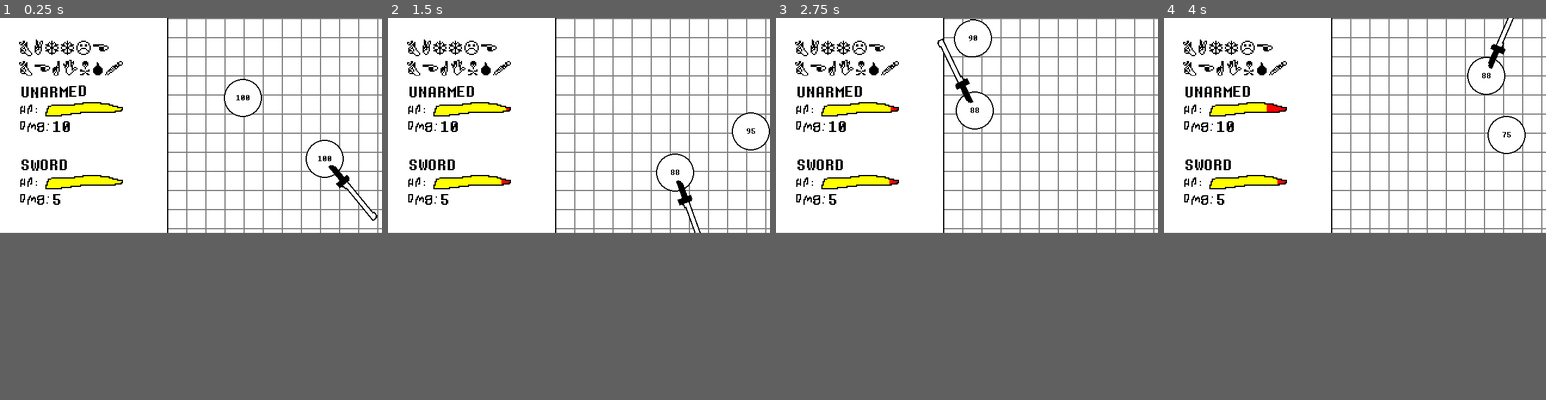
Above: before the commit, frames 1-4 (left to right).
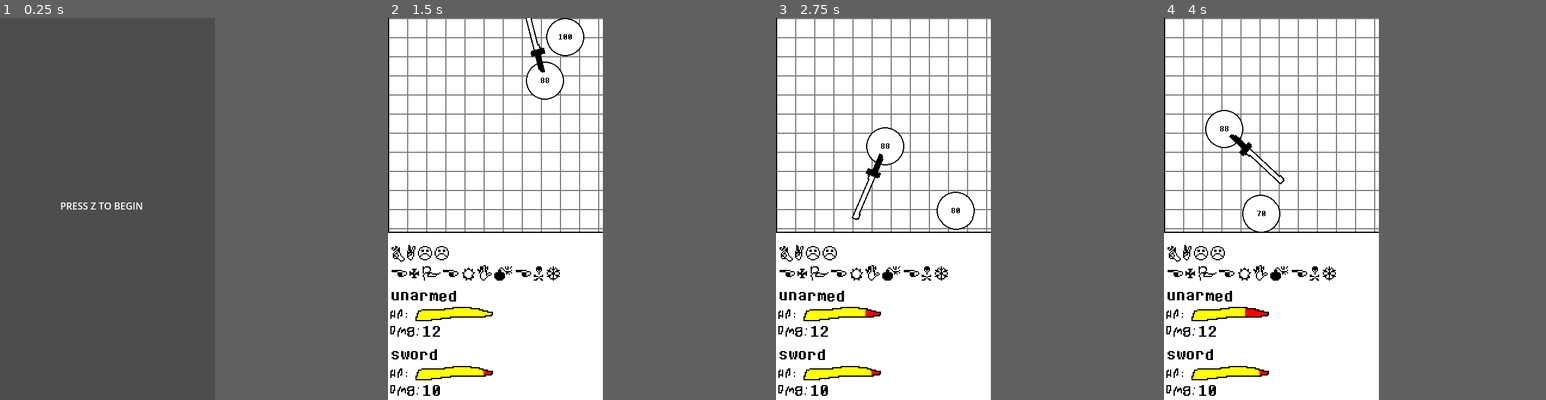
Above: after the commit, the same moments.

Repository: WXT1324/brainrot-balls
Game: Godot game, scene res://menu.tscn
Two runs of this game, one before a commit and one after it. Both use one fixed random seed, a clock stepped at 60 frames per second and the inputs below. Before the commit the project starts from res://battle/battle.tscn.
Inputs:
- Up to frame 1 (0.25 s): no input
- Up to frame 2 (1.5 s): tap Z at 0.5 s; hold Enter (ui_accept) 0.53-1.28 s; tap Enter (ui_accept) at 1.35 s
- Up to frame 3 (2.75 s): tap Enter (ui_accept) at 1.52, 1.82 s; hold Enter (ui_accept) from 2.03 s (still down)
- Up to frame 4 (4 s): release Enter (ui_accept) at 2.78 s; tap Enter (ui_accept) at 2.85, 3.02, 3.32 s; hold Enter (ui_accept) from 3.53 s (still down)
In our replay, the window is 640x360 before the commit and 360x640 after it. These sizes can differ from the game's own. Grey fills any space a smaller window leaves; there, only what the larger window draws over its background counts as a difference.

The runs differ from the first frame. In frame 1, 35% of the frame differs, in the area x 0-100%, y 0-57%; in frame 2, 12%; in frame 3, 12%; in frame 4, 12%.

Commit message:
hitstop and cleaner code

Diff:
--- a/balls/ball.gd
+++ b/balls/ball.gd
@@ -4,7 +4,7 @@
 @export var ball_name = "unarmed"
 
 @export var hp = 100
-@export var damage = 5
+@export var damage = 5 #unarmed balls deal damage on regular contact
 
 var maxhp = hp
 
@@ -17,8 +17,8 @@
 @export var inital_direction = Vector2(1,-1)
 @export var velocity = Vector2(ball_speed, ball_speed) * inital_direction
 
-const collision_buffer = 0.05
-var collision_timer = 0.05
+const collision_buffer = 0.1
+var collision_timer = collision_buffer
 
 func _physics_process(delta):
 	var collision_info = move_and_collide(velocity * delta)
@@ -27,10 +27,17 @@
 		velocity = velocity.bounce(collision_info.get_normal())
 
 	hp_bar.text = "[center]" + str(hp)
-
+	print(collision_timer)
 	if collision_timer > 0.0: collision_timer -= delta
 
-
+func _integrate_forces(state: PhysicsDirectBodyState2D) -> void:
+		for i in range(state.get_contact_count()):
+			var other: Object = state.get_contact_collider_object(i)
+			if ball_name != "unarmed": continue
+			if other is Node and other.is_in_group("ball"):
+				if collision_timer <= 0.0:
+					_collision_specifics(other)
+					collision_timer = collision_buffer
 
 func _collision_specifics(other):
 	pass
@@ -41,10 +48,15 @@
 	hurt_sfx.play()
 
 	sprite.modulate = Color(1.0, 0.0, 0.0, 1.0)
-	await get_tree().create_timer(0.1).timeout
+	Engine.time_scale = 0.025
+	await get_tree().create_timer(0.01).timeout
+	Engine.time_scale = 1.0
 	sprite.modulate = Color(1.0, 1.0, 1.0, 1.0)
 
 	if hp <= 0: _death()
 
 func _death():
+	var explosion = preload("res://battle/explosion.tscn").instantiate()
+	get_parent().get_parent().add_child(explosion)
+	explosion.global_position = global_position
 	queue_free()
--- a/balls/melee/melee.tscn
+++ b/balls/melee/melee.tscn
@@ -10,6 +10,9 @@
 
 [sub_resource type="GDScript" id="GDScript_nstsi"]
 script/source = "extends ball
+
+func _ready():
+	$sword.damage = damage
 "
 
 [sub_resource type="CircleShape2D" id="CircleShape2D_o4elg"]
@@ -31,6 +34,7 @@
 contact_monitor = true
 max_contacts_reported = 10
 script = SubResource("GDScript_nstsi")
+damage = 10
 metadata/_custom_type_script = "uid://4xlm36coruip"
 
 [node name="sprite" type="Sprite2D" parent="." unique_id=1229102105]
--- a/balls/melee/weapon_melee.gd
+++ b/balls/melee/weapon_melee.gd
@@ -1,10 +1,10 @@
 extends RigidBody2D
 class_name weapon_melee
 
-@onready var damage = get_parent().damage
+var damage = 10
 
 const collision_buffer = 0.05
-var collision_timer = 0.05
+var collision_timer = collision_buffer
 
 var hit_direction = 1
 
--- a/balls/unarmed/unarmed.gd
+++ b/balls/unarmed/unarmed.gd
@@ -1,12 +1,4 @@
 extends ball
-
-func _integrate_forces(state: PhysicsDirectBodyState2D) -> void:
-	for i in range(state.get_contact_count()):
-		var other: Object = state.get_contact_collider_object(i)
-		if other is Node and other.is_in_group("ball"):
-			if collision_timer <= 0.0:
-				_collision_specifics(other)
-				collision_timer = collision_buffer
 
 func _collision_specifics(other):
 	velocity += Vector2(ball_speed/8, ball_speed/8) * sign(velocity)
--- /dev/null
+++ b/battle/battle.gd
@@ -0,0 +1,8 @@
+extends Node2D
+
+@onready var stats = {"unarmed": [100,10]}
+
+func _process(delta):
+	for i in $contenders.get_children():
+		if i == null: continue
+		stats[i.ball_name] = [i.hp, i.damage]
--- a/battle/battle.tscn
+++ b/battle/battle.tscn
@@ -1,5 +1,6 @@
 [gd_scene format=3 uid="uid://cryptl1kl5wt"]
 
+[ext_resource type="Script" uid="uid://bjdb3qajrv10r" path="res://battle/battle.gd" id="1_7fucf"]
 [ext_resource type="PackedScene" uid="uid://covjds3bkfob4" path="res://balls/unarmed/unarmed.tscn" id="1_mqutd"]
 [ext_resource type="Texture2D" uid="uid://dh0417vnjxi38" path="res://battle/bgball.png" id="1_tiqy5"]
 [ext_resource type="PackedScene" uid="uid://63mwya34ao0o" path="res://hpbar/hp_bar.tscn" id="3_qubjc"]
@@ -11,61 +12,65 @@
 size = Vector2(20, 444)
 
 [sub_resource type="RectangleShape2D" id="RectangleShape2D_qubjc"]
-size = Vector2(678, 20)
+size = Vector2(399, 20)
 
 [sub_resource type="RectangleShape2D" id="RectangleShape2D_6hnvb"]
-size = Vector2(689.75, 20)
+size = Vector2(388, 20)
 
 [sub_resource type="RectangleShape2D" id="RectangleShape2D_4mnim"]
-size = Vector2(20, 373)
+size = Vector2(20, 396.5)
 
-[node name="Battle" type="Node2D" unique_id=1084968460]
+[node name="Battle" type="Node2D" unique_id=1084968460 groups=["main"]]
+script = ExtResource("1_7fucf")
 
 [node name="Camera2D" parent="." unique_id=848116162 groups=["camera"] instance=ExtResource("4_4mnim")]
-position = Vector2(320, 180)
+position = Vector2(180, 320)
 script = ExtResource("5_l1kiu")
 
 [node name="bg" type="CanvasLayer" parent="." unique_id=614665091]
 layer = -1
 
 [node name="Bgball" type="Sprite2D" parent="bg" unique_id=863099457]
-position = Vector2(320, 180)
+position = Vector2(180, 320)
 scale = Vector2(2, 2)
 texture = ExtResource("1_tiqy5")
 
-[node name="HPBar" parent="bg" unique_id=344497779 node_paths=PackedStringArray("selected_ball") instance=ExtResource("3_qubjc")]
-position = Vector2(114, 147)
-selected_ball = NodePath("../../unarmed")
+[node name="HPBar" parent="bg" unique_id=344497779 instance=ExtResource("3_qubjc")]
+position = Vector2(84, 490)
 
-[node name="HPBar2" parent="bg" unique_id=768223211 node_paths=PackedStringArray("selected_ball") instance=ExtResource("3_qubjc")]
-position = Vector2(114, 269)
-selected_ball = NodePath("../../Melee")
+[node name="HPBar2" parent="bg" unique_id=768223211 instance=ExtResource("3_qubjc")]
+position = Vector2(84, 589)
+selected_ball = "sword"
 
-[node name="unarmed" parent="." unique_id=342273841 instance=ExtResource("1_mqutd")]
-position = Vector2(357, 184)
+[node name="contenders" type="Node2D" parent="." unique_id=1215222763]
+
+[node name="unarmed" parent="contenders" unique_id=342273841 instance=ExtResource("1_mqutd")]
+position = Vector2(186, 198)
+max_contacts_reported = 100
 damage = 10
 ball_speed = 400
 inital_direction = Vector2(-0.8, 0)
 
-[node name="Melee" parent="." unique_id=1860208328 instance=ExtResource("6_l1kiu")]
-position = Vector2(494, 286)
+[node name="Melee" parent="contenders" unique_id=1860208328 instance=ExtResource("6_l1kiu")]
+position = Vector2(82, 279)
+max_contacts_reported = 100
 ball_name = "sword"
 inital_direction = Vector2(0.9, -1)
 
 [node name="border" type="StaticBody2D" parent="." unique_id=1621032940]
 
 [node name="CollisionShape2D" type="CollisionShape2D" parent="border" unique_id=1390810540]
-position = Vector2(270, 211)
+position = Vector2(-11, 211)
 shape = SubResource("RectangleShape2D_mqutd")
 
 [node name="CollisionShape2D2" type="CollisionShape2D" parent="border" unique_id=1333057241]
-position = Vector2(329, -10)
+position = Vector2(187.5, -10)
 shape = SubResource("RectangleShape2D_qubjc")
 
 [node name="CollisionShape2D3" type="CollisionShape2D" parent="border" unique_id=1547803844]
-position = Vector2(323, 370)
+position = Vector2(187, 370)
 shape = SubResource("RectangleShape2D_6hnvb")
 
 [node name="CollisionShape2D4" type="CollisionShape2D" parent="border" unique_id=540054152]
-position = Vector2(650, 189)
+position = Vector2(371, 177.25)
 shape = SubResource("RectangleShape2D_4mnim")
--- /dev/null
+++ b/battle/explosion.gd
@@ -0,0 +1,7 @@
+extends AnimatedSprite2D
+
+func _ready():
+	play("default")
+	$explosion_sfx.play()
+	await self.animation_finished
+	queue_free()
--- /dev/null
+++ b/battle/explosion.tscn
@@ -0,0 +1,149 @@
+[gd_scene format=3 uid="uid://5oecpi4ifawn"]
+
+[ext_resource type="Texture2D" uid="uid://bl61dxieu05mh" path="res://PC _ Computer - Deltarune - Objects - Realistic Explosion.png" id="1_vhha2"]
+[ext_resource type="Script" uid="uid://bvovkxlrrp4f3" path="res://battle/explosion.gd" id="2_7tquq"]
+[ext_resource type="AudioStream" uid="uid://trdh5mvm71hc" path="res://sfx/snd_badexplosion.wav" id="3_7tquq"]
+
+[sub_resource type="AtlasTexture" id="AtlasTexture_vlrs1"]
+atlas = ExtResource("1_vhha2")
+region = Rect2(0, 0, 72, 106)
+
+[sub_resource type="AtlasTexture" id="AtlasTexture_hvjow"]
+atlas = ExtResource("1_vhha2")
+region = Rect2(72, 0, 72, 106)
+
+[sub_resource type="AtlasTexture" id="AtlasTexture_qybyd"]
+atlas = ExtResource("1_vhha2")
+region = Rect2(144, 0, 72, 106)
+
+[sub_resource type="AtlasTexture" id="AtlasTexture_eu6g2"]
+atlas = ExtResource("1_vhha2")
+region = Rect2(216, 0, 72, 106)
+
+[sub_resource type="AtlasTexture" id="AtlasTexture_t8p1f"]
+atlas = ExtResource("1_vhha2")
+region = Rect2(288, 0, 72, 106)
+
+[sub_resource type="AtlasTexture" id="AtlasTexture_rgsk0"]
+atlas = ExtResource("1_vhha2")
+region = Rect2(360, 0, 72, 106)
+
+[sub_resource type="AtlasTexture" id="AtlasTexture_tkkqt"]
+atlas = ExtResource("1_vhha2")
+region = Rect2(0, 106, 72, 106)
+
+[sub_resource type="AtlasTexture" id="AtlasTexture_a56dj"]
+atlas = ExtResource("1_vhha2")
+region = Rect2(72, 106, 72, 106)
+
+[sub_resource type="AtlasTexture" id="AtlasTexture_dxsh4"]
+atlas = ExtResource("1_vhha2")
+region = Rect2(144, 106, 72, 106)
+
+[sub_resource type="AtlasTexture" id="AtlasTexture_phvbk"]
+atlas = ExtResource("1_vhha2")
+region = Rect2(216, 106, 72, 106)
+
+[sub_resource type="AtlasTexture" id="AtlasTexture_sf8fp"]
+atlas = ExtResource("1_vhha2")
+region = Rect2(288, 106, 72, 106)
+
+[sub_resource type="AtlasTexture" id="AtlasTexture_ihybe"]
+atlas = ExtResource("1_vhha2")
+region = Rect2(360, 106, 72, 106)
+
+[sub_resource type="AtlasTexture" id="AtlasTexture_220ih"]
+atlas = ExtResource("1_vhha2")
+region = Rect2(0, 212, 72, 106)
+
+[sub_resource type="AtlasTexture" id="AtlasTexture_ju8jl"]
+atlas = ExtResource("1_vhha2")
+region = Rect2(72, 212, 72, 106)
+
+[sub_resource type="AtlasTexture" id="AtlasTexture_xmbur"]
+atlas = ExtResource("1_vhha2")
+region = Rect2(144, 212, 72, 106)
+
+[sub_resource type="AtlasTexture" id="AtlasTexture_as1q7"]
+atlas = ExtResource("1_vhha2")
+region = Rect2(216, 212, 72, 106)
+
+[sub_resource type="AtlasTexture" id="AtlasTexture_7njrs"]
+atlas = ExtResource("1_vhha2")
+region = Rect2(288, 212, 72, 106)
+
+[sub_resource type="AtlasTexture" id="AtlasTexture_2t7ue"]
+atlas = ExtResource("1_vhha2")
+region = Rect2(360, 212, 72, 106)
+
+[sub_resource type="SpriteFrames" id="SpriteFrames_j5lq4"]
+animations = [{
+"frames": [{
+"duration": 1.0,
+"texture": SubResource("AtlasTexture_vlrs1")
+}, {
+"duration": 1.0,
+"texture": SubResource("AtlasTexture_hvjow")
+}, {
+"duration": 1.0,
+"texture": SubResource("AtlasTexture_qybyd")
+}, {
+"duration": 1.0,
+"texture": SubResource("AtlasTexture_eu6g2")
+}, {
+"duration": 1.0,
+"texture": SubResource("AtlasTexture_t8p1f")
+}, {
+"duration": 1.0,
+"texture": SubResource("AtlasTexture_rgsk0")
+}, {
+"duration": 1.0,
+"texture": SubResource("AtlasTexture_tkkqt")
+}, {
+"duration": 1.0,
+"texture": SubResource("AtlasTexture_a56dj")
+}, {
+"duration": 1.0,
+"texture": SubResource("AtlasTexture_dxsh4")
+}, {
+"duration": 1.0,
+"texture": SubResource("AtlasTexture_phvbk")
+}, {
+"duration": 1.0,
+"texture": SubResource("AtlasTexture_sf8fp")
+}, {
+"duration": 1.0,
+"texture": SubResource("AtlasTexture_ihybe")
+}, {
+"duration": 1.0,
+"texture": SubResource("AtlasTexture_220ih")
+}, {
+"duration": 1.0,
+"texture": SubResource("AtlasTexture_ju8jl")
+}, {
+"duration": 1.0,
+"texture": SubResource("AtlasTexture_xmbur")
+}, {
+"duration": 1.0,
+"texture": SubResource("AtlasTexture_as1q7")
+}, {
+"duration": 1.0,
+"texture": SubResource("AtlasTexture_7njrs")
+}, {
+"duration": 1.0,
+"texture": SubResource("AtlasTexture_2t7ue")
+}],
+"loop": false,
+"name": &"default",
+"speed": 10.0
+}]
+
+[node name="explosion" type="AnimatedSprite2D" unique_id=1567909571]
+scale = Vector2(2, 2)
+sprite_frames = SubResource("SpriteFrames_j5lq4")
+frame = 17
+frame_progress = 1.0
+script = ExtResource("2_7tquq")
+
+[node name="explosion_sfx" type="AudioStreamPlayer2D" parent="." unique_id=1754353076]
+stream = ExtResource("3_7tquq")
--- a/hpbar/hp_bar.gd
+++ b/hpbar/hp_bar.gd
@@ -3,15 +3,17 @@
 var hp = 100
 var maxhp = hp
 
-@export var selected_ball: Node
+@export var selected_ball = "unarmed"
+@onready var main = get_tree().get_first_node_in_group("main")
 
 func _ready():
 	await get_tree().process_frame
 	maxhp = hp
-	$name.text = "[wave]" + selected_ball.ball_name.to_upper()
-	$damage.text = str(selected_ball.damage)
+	$name.text = "[wave]" + selected_ball
+
 
 func _process(delta):
 	if selected_ball != null:
-		hp = selected_ball.hp
+		hp = main.stats[selected_ball][0]
+		$damage.text = str(main.stats[selected_ball][1])
 		$yellow.size.x = 65 * hp/maxhp
--- /dev/null
+++ b/menu.gd
@@ -0,0 +1,7 @@
+extends Node2D
+
+
+
+func _input(event):
+	if event.is_action_pressed("ui_accept"):
+		get_tree().change_scene_to_file("res://battle/battle.tscn")
--- /dev/null
+++ b/menu.tscn
@@ -0,0 +1,14 @@
+[gd_scene format=3 uid="uid://bramsg303l60r"]
+
+[ext_resource type="Script" uid="uid://defa8u7g3k633" path="res://menu.gd" id="1_lti8b"]
+
+[node name="menu" type="Node2D" unique_id=2054511379]
+script = ExtResource("1_lti8b")
+
+[node name="RichTextLabel" type="RichTextLabel" parent="." unique_id=534204489]
+offset_left = 101.0
+offset_top = 303.0
+offset_right = 432.0
+offset_bottom = 417.0
+bbcode_enabled = true
+text = "PRESS Z TO BEGIN"
--- a/project.godot
+++ b/project.godot
@@ -11,14 +11,14 @@
 [application]
 
 config/name="brainrot balls"
-run/main_scene="uid://cryptl1kl5wt"
+run/main_scene="uid://bramsg303l60r"
 config/features=PackedStringArray("4.6", "Forward Plus")
 config/icon="res://icon.svg"
 
 [display]
 
-window/size/viewport_width=640
-window/size/viewport_height=360
+window/size/viewport_width=360
+window/size/viewport_height=640
 window/stretch/mode="viewport"
 window/stretch/aspect="expand"
 
@@ -27,6 +27,7 @@
 ball=""
 camera=""
 melee=""
+main=""
 
 [importer_defaults]
 
@@ -56,6 +57,17 @@
 "roughness/src_normal": ""
 }
 
+[input]
+
+ui_accept={
+"deadzone": 0.5,
+"events": [Object(InputEventKey,"resource_local_to_scene":false,"resource_name":"","device":0,"window_id":0,"alt_pressed":false,"shift_pressed":false,"ctrl_pressed":false,"meta_pressed":false,"pressed":false,"keycode":4194309,"physical_keycode":0,"key_label":0,"unicode":0,"location":0,"echo":false,"script":null)
+, Object(InputEventKey,"resource_local_to_scene":false,"resource_name":"","device":0,"window_id":0,"alt_pressed":false,"shift_pressed":false,"ctrl_pressed":false,"meta_pressed":false,"pressed":false,"keycode":4194310,"physical_keycode":0,"key_label":0,"unicode":0,"location":0,"echo":false,"script":null)
+, Object(InputEventKey,"resource_local_to_scene":false,"resource_name":"","device":0,"window_id":0,"alt_pressed":false,"shift_pressed":false,"ctrl_pressed":false,"meta_pressed":false,"pressed":false,"keycode":32,"physical_keycode":0,"key_label":0,"unicode":32,"location":0,"echo":false,"script":null)
+, Object(InputEventKey,"resource_local_to_scene":false,"resource_name":"","device":-1,"window_id":0,"alt_pressed":false,"shift_pressed":false,"ctrl_pressed":false,"meta_pressed":false,"pressed":false,"keycode":0,"physical_keycode":90,"key_label":0,"unicode":122,"location":0,"echo":false,"script":null)
+]
+}
+
 [physics]
 
 3d/physics_engine="Jolt Physics"
Binary file added: PC _ Computer - Deltarune - Objects - Realistic Explosion.png
Not shown, added: PC _ Computer - Deltarune - Objects - Realistic Explosion.png.import
Not shown, added: battle/battle.gd.uid
Binary file changed: battle/bgball.png
Not shown, added: battle/explosion.gd.uid
Not shown, added: menu.gd.uid
Not shown, added: sfx/snd_badexplosion.wav.import
Not shown, added: sfx/snd_badexplosion.wav
